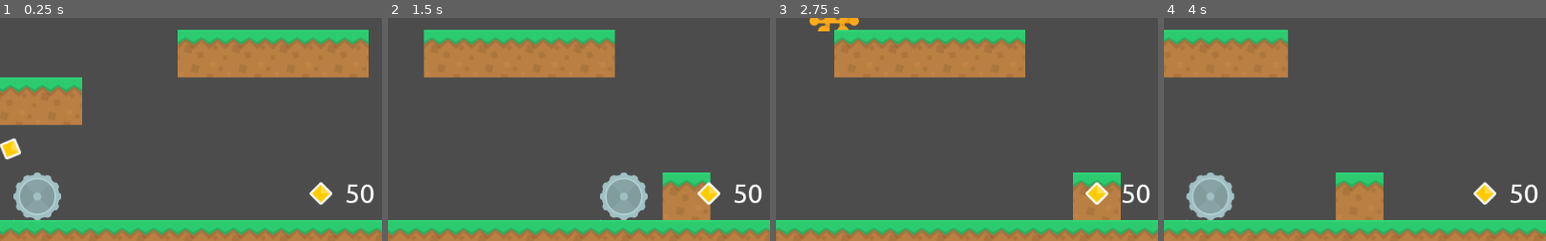
Above: before the commit, frames 1-4 (left to right).
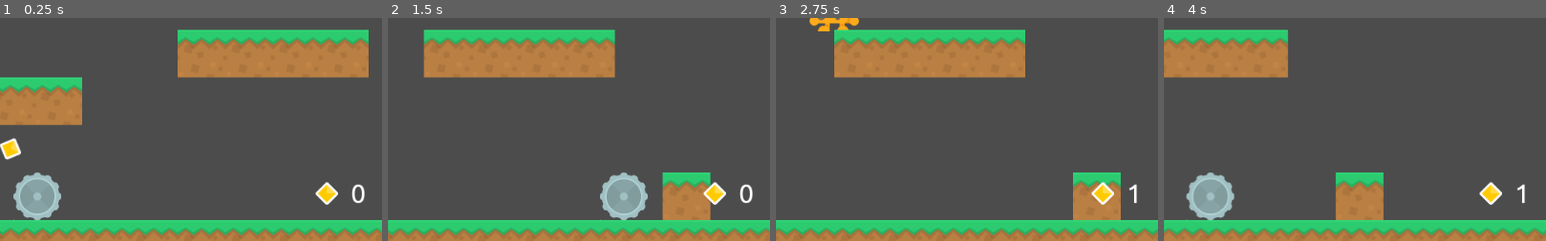
Above: after the commit, the same moments.

Repository: SanyoNeezy/MyFirstGodotGame
Game: Godot game, scene res://MainScene.tscn
The game is run twice, just before and just after one commit, with the same random seed, the same clock (stepped at 60 frames per second) and the same inputs.
Inputs:
- Up to frame 1 (0.25 s): no input
- Up to frame 2 (1.5 s): hold Right (move_right) from 0.53 s (still down); tap Up (jump) at 0.77 s
- Up to frame 3 (2.75 s): tap Up (jump) at 1.52 s; release Right (move_right) at 2.03 s; hold Left (move_left) from 2.03 s (still down)
- Up to frame 4 (4 s): release Left (move_left) at 2.78 s; hold Right (move_right) from 2.78 s (still down); tap Up (jump) at 3.02, 3.77 s
The pictures show only the part of the screen within x 42-92%, y 50-100%; the shares and areas given below are measured in that part.

The runs differ from the first frame. In frame 1, 0.8% of the frame differs, in the area x 81-98%, y 73-84%; in frame 2, 0.8%; in frame 3, 0.9%; in frame 4, 0.8%.

Commit message:
Score erhöht beim Einsammeln von Münzen, Scoretext mit UI - Ausgabe verbunden, Refactoring

Diff:
--- a/MainScene.tscn
+++ b/MainScene.tscn
@@ -8,6 +8,12 @@
 [ext_resource path="res://UI.tscn" type="PackedScene" id=6]
 
 [node name="MainScene" type="Node2D"]
+
+[node name="CanvasLayer" type="CanvasLayer" parent="."]
+
+[node name="UI" parent="CanvasLayer" instance=ExtResource( 6 )]
+margin_top = -8.0
+margin_bottom = -8.0
 
 [node name="Player" parent="." instance=ExtResource( 1 )]
 position = Vector2( 224, 40 )
@@ -154,9 +160,3 @@
 
 [node name="Coin4" parent="." instance=ExtResource( 5 )]
 position = Vector2( 1184, 336 )
-
-[node name="CanvasLayer" type="CanvasLayer" parent="."]
-
-[node name="UI" parent="CanvasLayer" instance=ExtResource( 6 )]
-margin_top = -8.0
-margin_bottom = -8.0
--- a/Player.gd
+++ b/Player.gd
@@ -12,6 +12,9 @@
 
 #onready --> wird aufgerufen, sobald die Szene gestartet wird
 onready var sprite : Sprite = get_node("Sprite")
+onready var ui : Node = get_node("/root/MainScene/CanvasLayer/UI")
+onready var scoreText_Label : Node = get_node("/root/MainScene/CanvasLayer/UI/ScoreText")
+
 
 #built-in function of KinematicBody2D
 #gets called 60 times per second regardless of framerate
@@ -56,3 +59,4 @@
 
 func collect_coin(value):
 	score += value
+	ui.set_score_text(score)
--- /dev/null
+++ b/UI.gd
@@ -0,0 +1,10 @@
+extends Control
+
+onready var scoreText_Label = get_node("ScoreText")
+
+# Called when the node enters the scene tree for the first time.
+func _ready():
+	scoreText_Label.text = "0"
+
+func set_score_text(score) :
+	scoreText_Label.text = str (score)
--- a/UI.tscn
+++ b/UI.tscn
@@ -1,11 +1,15 @@
-[gd_scene load_steps=3 format=2]
+[gd_scene load_steps=4 format=2]
 
 [ext_resource path="res://assets/Sprites/Coin.png" type="Texture" id=1]
 [ext_resource path="res://assets/Font/ubuntu-regular.tres" type="DynamicFont" id=2]
+[ext_resource path="res://UI.gd" type="Script" id=3]
 
 [node name="UI" type="Control"]
 anchor_right = 1.0
 anchor_bottom = 1.0
+margin_left = 8.0
+margin_right = 8.0
+script = ExtResource( 3 )
 __meta__ = {
 "_edit_use_anchors_": false
 }
